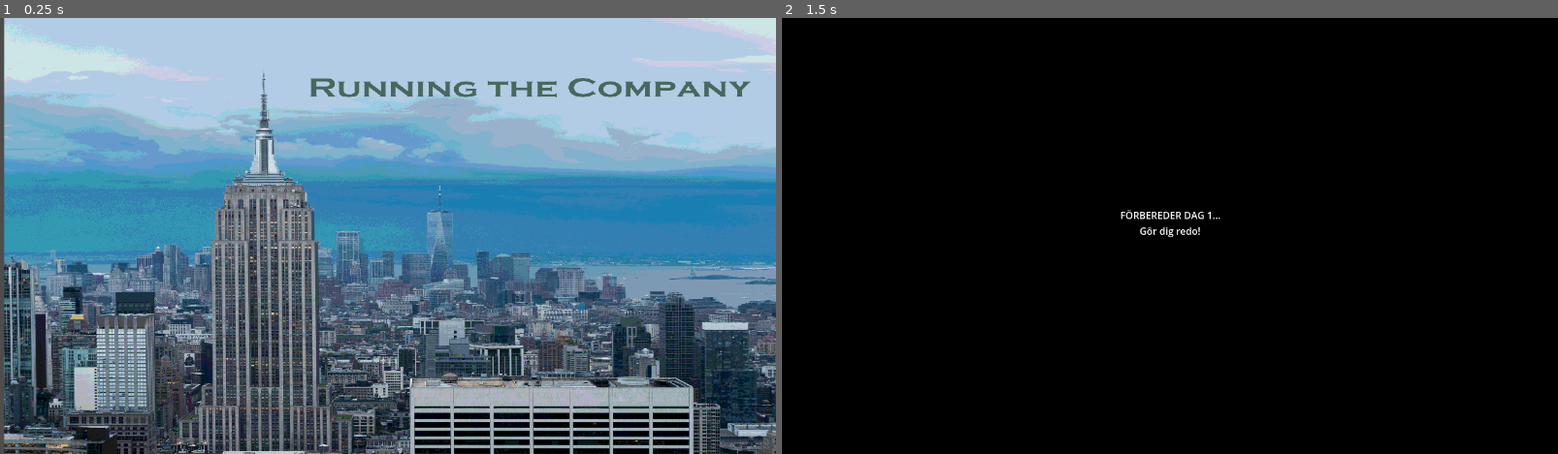
Above: before the commit, frames 1-2 (left to right).
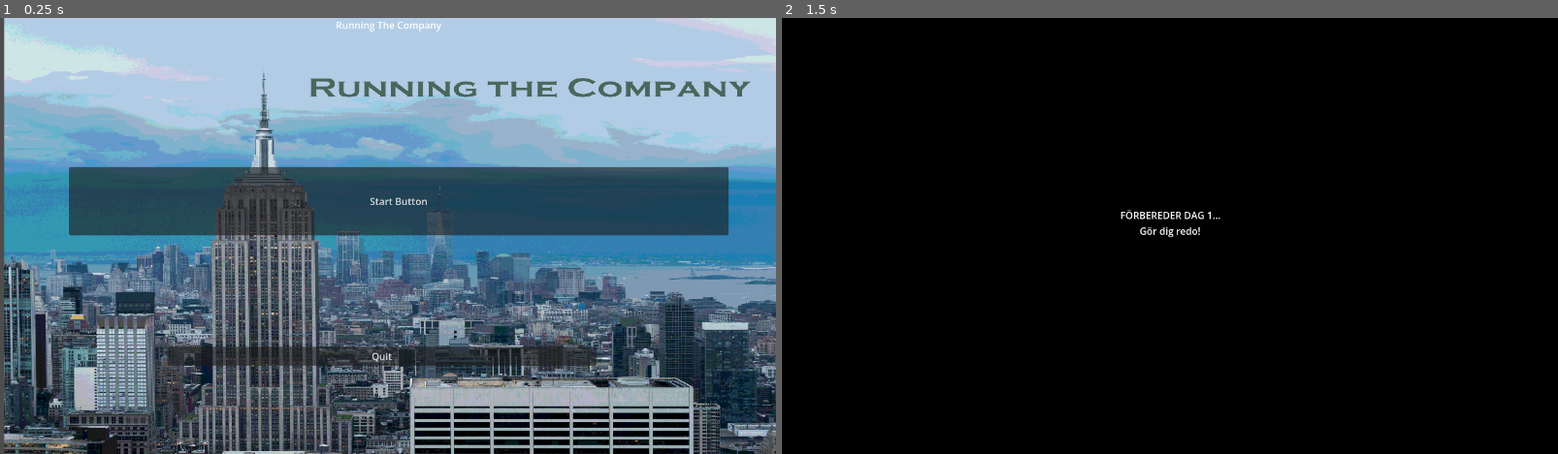
Above: after the commit, the same moments.

Repository: DebugCookie/FIB_GameJam
Game: Godot game, scene res://main_menu.tscn
The game is run twice, just before and just after one commit, with the same random seed, the same clock (stepped at 60 frames per second) and the same inputs.
Inputs (mouse positions are in pixels of both pictures, inside the frame that each line leads up to):
- Up to frame 1 (0.25 s): no input
- Up to frame 2 (1.5 s): click "Start Button" at 0.5 s; tap Enter (ui_accept) at 1.25 s; move the mouse to (1340, 214) at 1.27 s; hold Right (ui_right) from 1.28 s (still down); click (1340, 214) at 1.42 s

The runs differ from the first frame. In frame 1, 15% of the frame differs, in the area x 8-94%, y 0-80%; in frame 2, nothing differs.

Commit message:
Fixed so that buttons appears

Diff:
--- a/main_menu.tscn
+++ b/main_menu.tscn
@@ -6,6 +6,11 @@
 
 [node name="MainMenu" type="ColorRect" unique_id=378681469]
 script = ExtResource("1_06t4h")
+
+[node name="Sprite2D" type="Sprite2D" parent="." unique_id=1936042723]
+position = Vector2(646, 364.99997)
+scale = Vector2(0.56799996, 0.4336492)
+texture = ExtResource("2_7vrkn")
 
 [node name="Label" type="Label" parent="." unique_id=1313536925]
 layout_mode = 0
@@ -32,11 +37,6 @@
 offset_bottom = 574.0
 text = "Quit"
 
-[node name="Sprite2D" type="Sprite2D" parent="." unique_id=1936042723]
-position = Vector2(646, 364.99997)
-scale = Vector2(0.56799996, 0.4336492)
-texture = ExtResource("2_7vrkn")
-
 [node name="AudioStreamPlayer" type="AudioStreamPlayer" parent="." unique_id=1607142802]
 stream = ExtResource("3_fu7sn")
 autoplay = true
